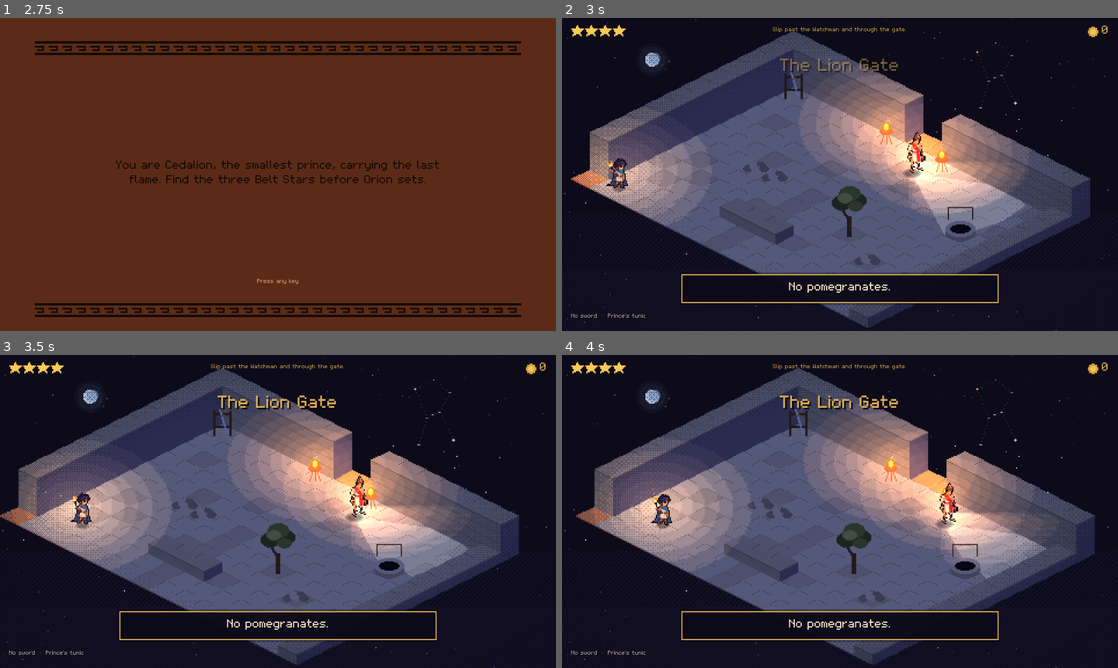
Above: before the commit, frames 1-4 (two rows, left to right).
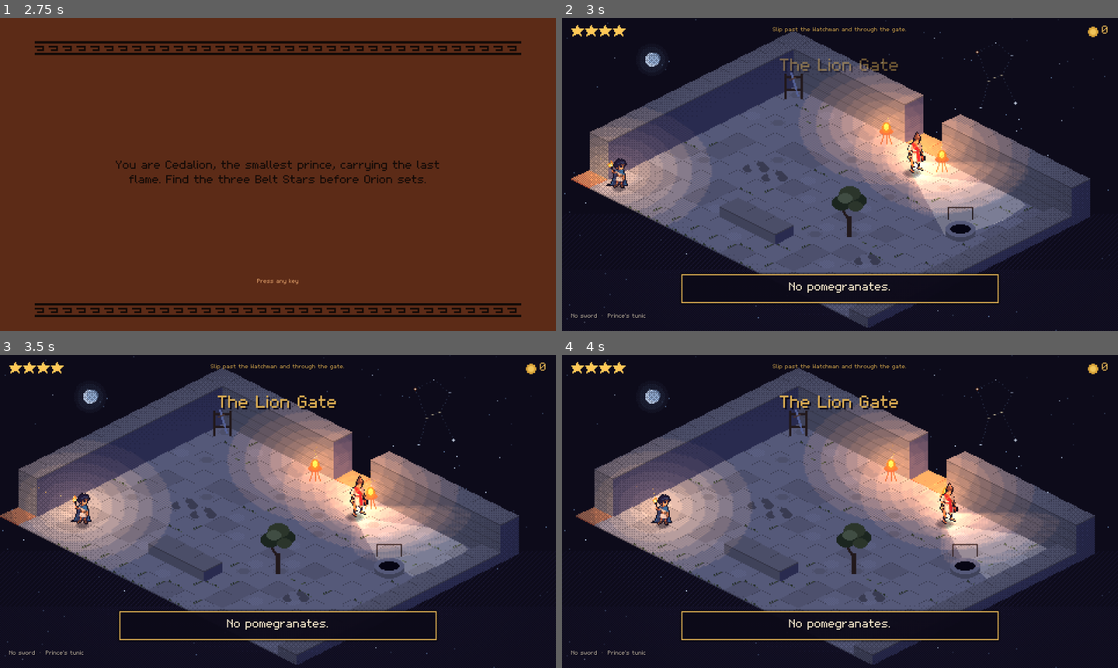
Above: after the commit, the same moments.

Repository: Adichapati/Orion
Game: Godot game, scene res://scenes/main.tscn
Same seed, same stepped clock (60 frames per second), same inputs: the game is played once before the commit and once after it.
Inputs (mouse positions are in pixels of both pictures, inside the frame that each line leads up to):
- Up to frame 1 (2.75 s): click "Begin the night" at 0.5 s; tap Enter at 1.25, 2 s; move the mouse to (400, 158) at 1.27 s; hold D (move_right) 1.28-2 s; tap J (attack) at 1.35 s; click (400, 158) at 1.42 s; tap Space (jump) at 1.52 s; drag from (166, 190) to (250, 237) at 2.02 s
- Up to frame 2 (3 s): tap Enter at 2.75 s; move the mouse to (895, 105) at 2.77 s; hold D (move_right) from 2.78 s (still down); tap H (heal) at 2.85 s
- Up to frame 3 (3.5 s): keep holding D (move_right)
- Up to frame 4 (4 s): release D (move_right) at 3.5 s; drag from (812, 574) to (673, 464) at 3.52 s

Frame 1 is identical in both runs. In frame 2, 0.3% of the frame differs, in the area x 12-85%, y 27-81%; in frame 3, 0.3%; in frame 4, 0.3%, in the area x 12-86%, y 27-81%.

Commit message:
Vary the marble floors and redraw the pithoi and amphorae as shaded black-figure pots
Co-Authored-By: Claude Opus 5.5 <noreply@anthropic.com>

Diff:
--- a/scripts/world/room.gd
+++ b/scripts/world/room.gd
@@ -202,7 +202,29 @@
 			if not (k in WALKABLE) and _prop_elevated(c):
 				_add_floor_sprite(c, Art.block_sprite("raised"))
 			else:
-				_add_floor_sprite(c, Art.tile_sprite("floor_marble_dark" if _rng.randf() < 0.14 else "floor_marble"))
+				_add_floor_sprite(c, Art.tile_sprite(_plain_floor(c)))
+
+
+## A plain marble slab with some variety: darker slabs, polished and stained ones, moss along
+## the seams (mostly beside walls) and, in the open air, fallen olive leaves.
+func _plain_floor(c: Vector2i) -> String:
+	var by_wall := false
+	for n in [Vector2i(-1, 0), Vector2i(0, -1), Vector2i(1, 0), Vector2i(0, 1)]:
+		if ch(c + n) in WALLS:
+			by_wall = true
+	var r := _rng.randf()
+	if r < (0.3 if by_wall else 0.03):
+		return "floor_marble_moss"
+	r = _rng.randf()
+	if r < 0.12:
+		return "floor_marble_dark"
+	if r < 0.2:
+		return "floor_marble_worn"
+	if r < 0.26:
+		return "floor_marble_stain"
+	if is_outdoor and r < 0.3:
+		return "floor_marble_leaves"
+	return "floor_marble"
 
 
 func _water(name: String) -> Sprite2D:
Binary file changed: art/greybox/amphora.png
Binary file added: art/greybox/floor_marble_leaves.png
Not shown, added: art/greybox/floor_marble_leaves.png.import
Binary file added: art/greybox/floor_marble_moss.png
Not shown, added: art/greybox/floor_marble_moss.png.import
Binary file added: art/greybox/floor_marble_stain.png
Not shown, added: art/greybox/floor_marble_stain.png.import
Binary file added: art/greybox/floor_marble_worn.png
Not shown, added: art/greybox/floor_marble_worn.png.import
Binary file changed: art/greybox/jar.png
Not shown, changed: docs/dev/POLISH.md
Not shown, changed: tools/gen_greybox.py
